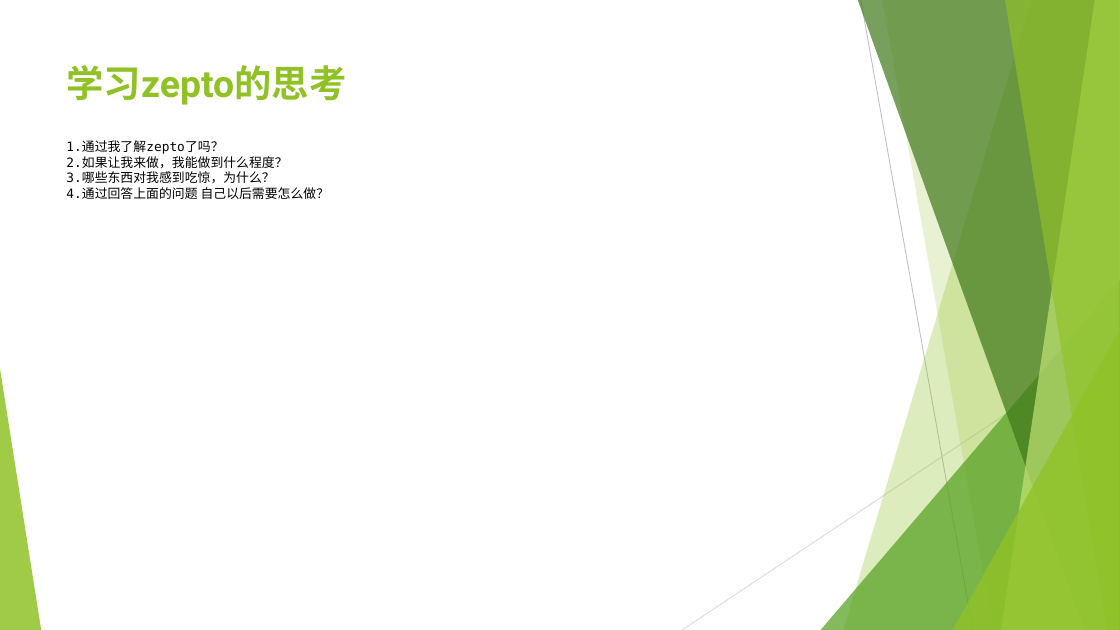
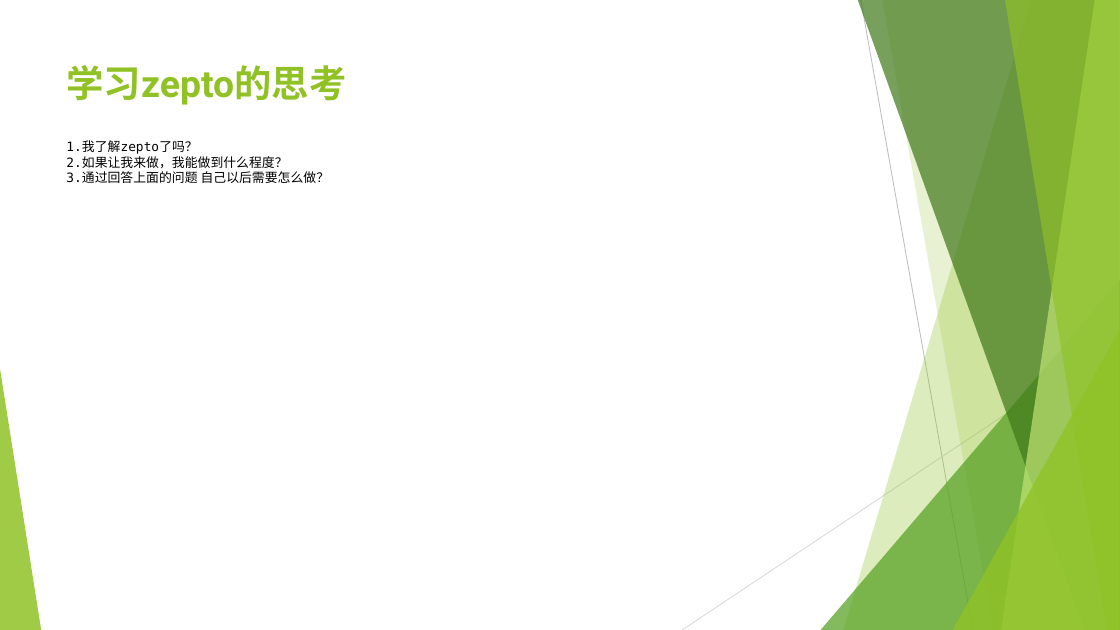
Before and after one commit to mzg123/jsUntil, a slide deck: slide 21 of zeptoppt.pptx. Drawn at 1120x630 pixels with LibreOffice and Linux fonts; fonts in the diff are those of the drawing. Boxes give left, top, right and bottom in pixels: in the first picture for what was removed or moved away, otherwise in the second. Text is boxed around its words. In the diff, an @@ line names an element or a change of style, - is before the commit and + after.

```diff
--- a/zeptoppt.pptx
+++ b/zeptoppt.pptx
@@ text at (66, 141, 197, 154): text changed @@
-1.通过我了解zepto了吗？
+1.我了解zepto了吗？
@@ text at (66, 171, 330, 183): text changed @@
-3.哪些东西对我感到吃惊，为什么？
-4.通过回答上面的问题 自己以后需要怎么做？
+3.通过回答上面的问题 自己以后需要怎么做？
```
Also in this commit, not shown: 4 other slides changed, 1 slide added, 5 other files.
